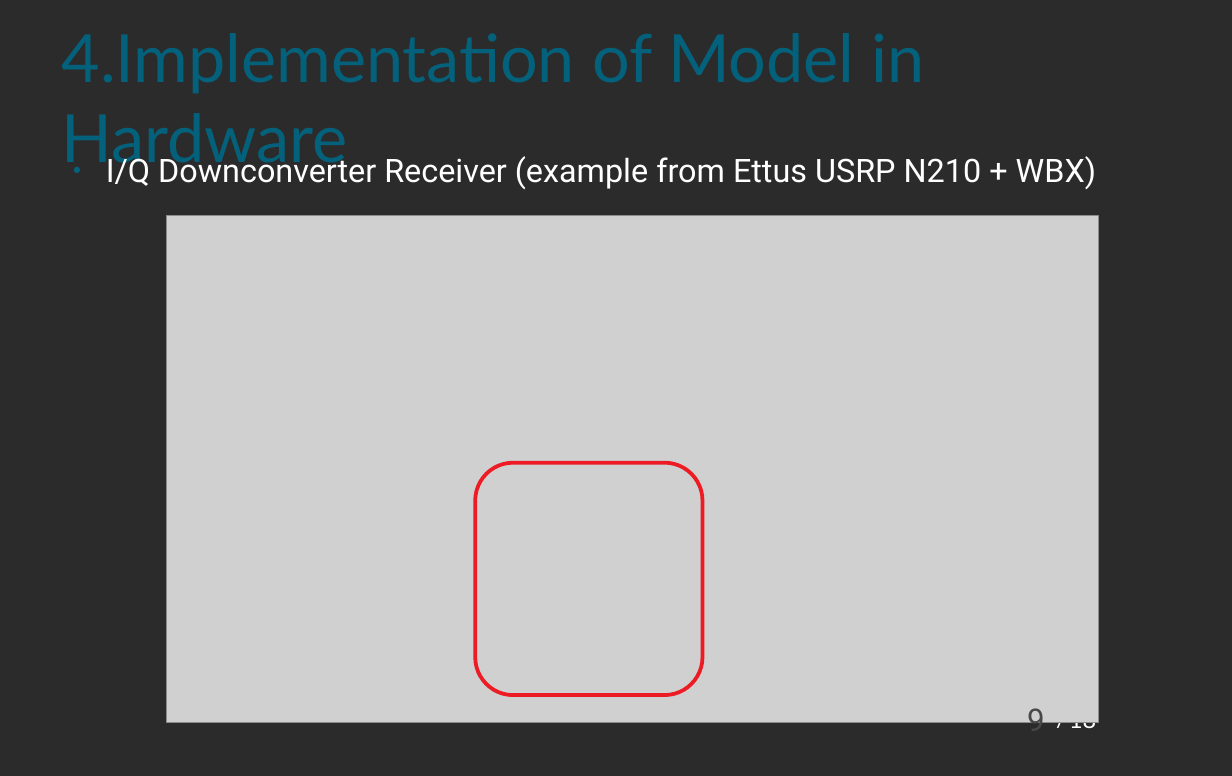
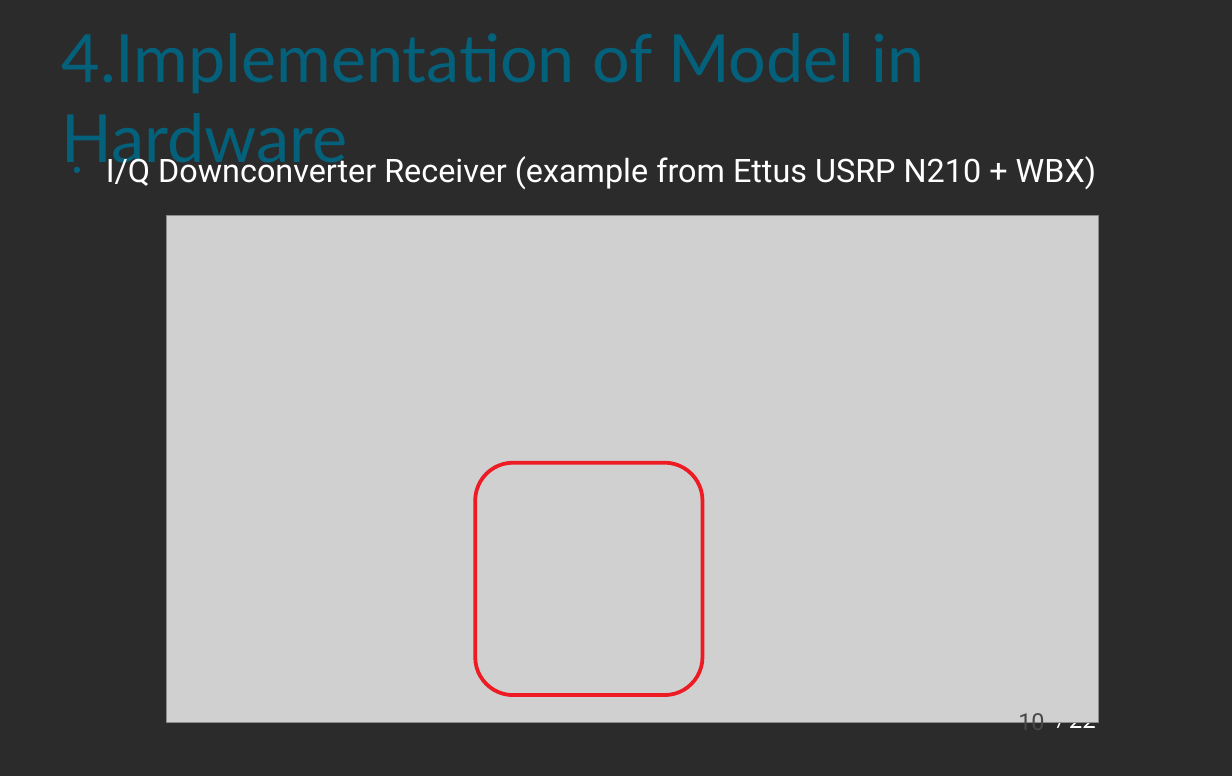
Before and after one commit to spiro-sarris/pres, a slide deck: slide 10 of rf_iq/rf_iq.odp (slide 9 before the commit). Drawn at 1232x776 pixels with LibreOffice and Linux fonts; fonts in the diff are those of the drawing; grey boxes stand for pictures; background and template pictures are left out; a plain dark background stands for a picture behind light text. Boxes give left, top, right and bottom in pixels: in the first picture for what was removed or moved away, otherwise in the second. Text is boxed around its words. In the diff, an @@ line names an element or a change of style, - is before the commit and + after.

```diff
--- a/rf_iq/rf_iq.odp
+++ b/rf_iq/rf_iq.odp
@@ page number added at bbox=[1018, 709, 1044, 723], 18 pt, text #484848 @@
+10
@@ page number removed at bbox=[1027, 703, 1045, 723] @@
-9
@@ text at bbox=[1069, 722, 1096, 734]: text changed @@
-18
+22
```
Also in this commit, not shown: 17 other slides changed, 4 slides added, 1 other file.
